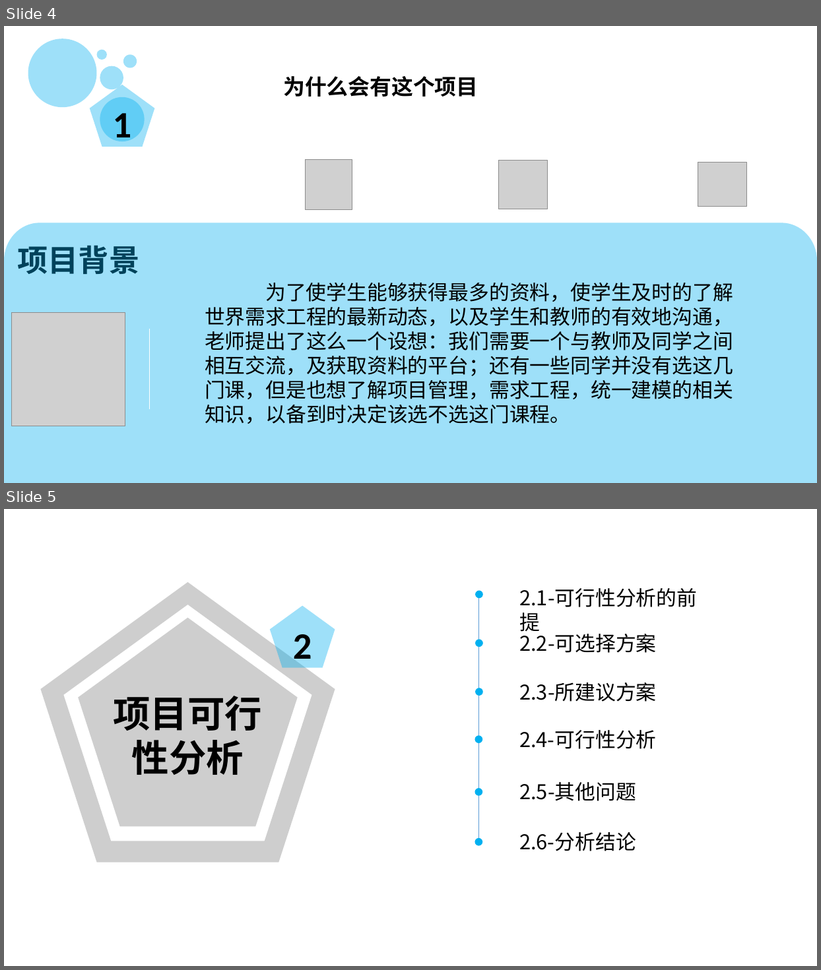
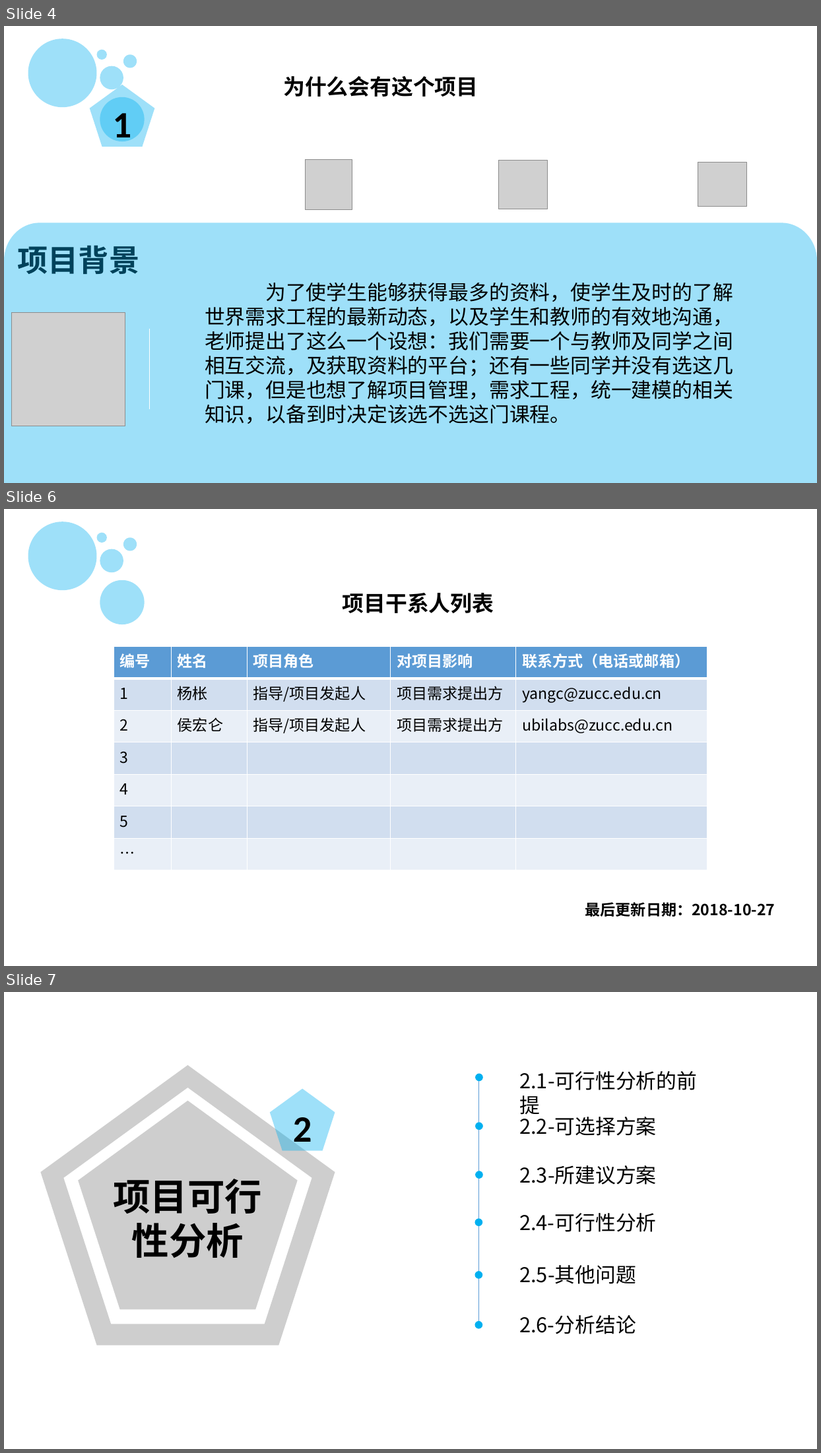
Before and after one commit to PRD2018-G13/PRD2018-G13-TeamProject, a slide deck: PRD2018-G13组项目/软件工程系列课程教学辅助网站/受控文档/分析设计/PRD2018-G13-项目里程碑.pptx. Shown one above the other, each under a label of ours: slides 4 and 5 before the commit, slides 4, 6 and 7 after it; the slides between them are not shown. The pictures are 821x970 and 821x1453 pixels, drawn with LibreOffice and Linux fonts; fonts in the diff are those of the drawing; grey boxes stand for pictures; background and template pictures are left out. Boxes give left, top, right and bottom in pixels: in the first picture for what was removed or moved away, otherwise in the second. Text is boxed around its words. In the diff, an @@ line names an element or a change of style, - is before the commit and + after.

```diff
--- a/PRD2018-G13组项目/软件工程系列课程教学辅助网站/受控文档/分析设计/PRD2018-G13-项目里程碑.pptx
+++ b/PRD2018-G13组项目/软件工程系列课程教学辅助网站/受控文档/分析设计/PRD2018-G13-项目里程碑.pptx
@@ slide 6 added at (4, 509, 817, 966), background picture (left out); not listed: 1 template element that a slide beside it also shows @@
@@ ellipse added at (28, 522, 96, 590), fill #00B0F0 at 38% opacity @@
@@ ellipse added at (96, 533, 107, 543), fill #00B0F0 at 38% opacity @@
@@ ellipse added at (123, 537, 137, 551), fill #00B0F0 at 38% opacity @@
@@ ellipse added at (100, 549, 123, 573), fill #00B0F0 at 38% opacity @@
@@ ellipse added at (100, 580, 145, 625), fill #00B0F0 at 38% opacity @@
@@ text added at (343, 593, 494, 613), 32 pt, text #000000, bold, small capitals @@
+项目干系人列表
@@ table added at (114, 647, 708, 871), 7 rows, 5 columns @@
+编号 | 姓名 | 项目角色 | 对项目影响 | 联系方式（电话或邮箱）
+1 | 杨枨 | 指导/项目发起人 | 项目需求提出方 | yangc@zucc.edu.cn
+2 | 侯宏仑 | 指导/项目发起人 | 项目需求提出方 | ubilabs@zucc.edu.cn
+3 |  |  |  | 
+4 |  |  |  | 
+5 |  |  |  | 
+… |  |  |  | 
@@ text added at (585, 902, 776, 917), 18 pt, text #000000, bold @@
+最后更新日期：2018-10-27
@@ what was slide 5 is now slide 7 @@
```
Also in this commit, not shown: 1 slide changed, 1 other slide added, 1 other file.
